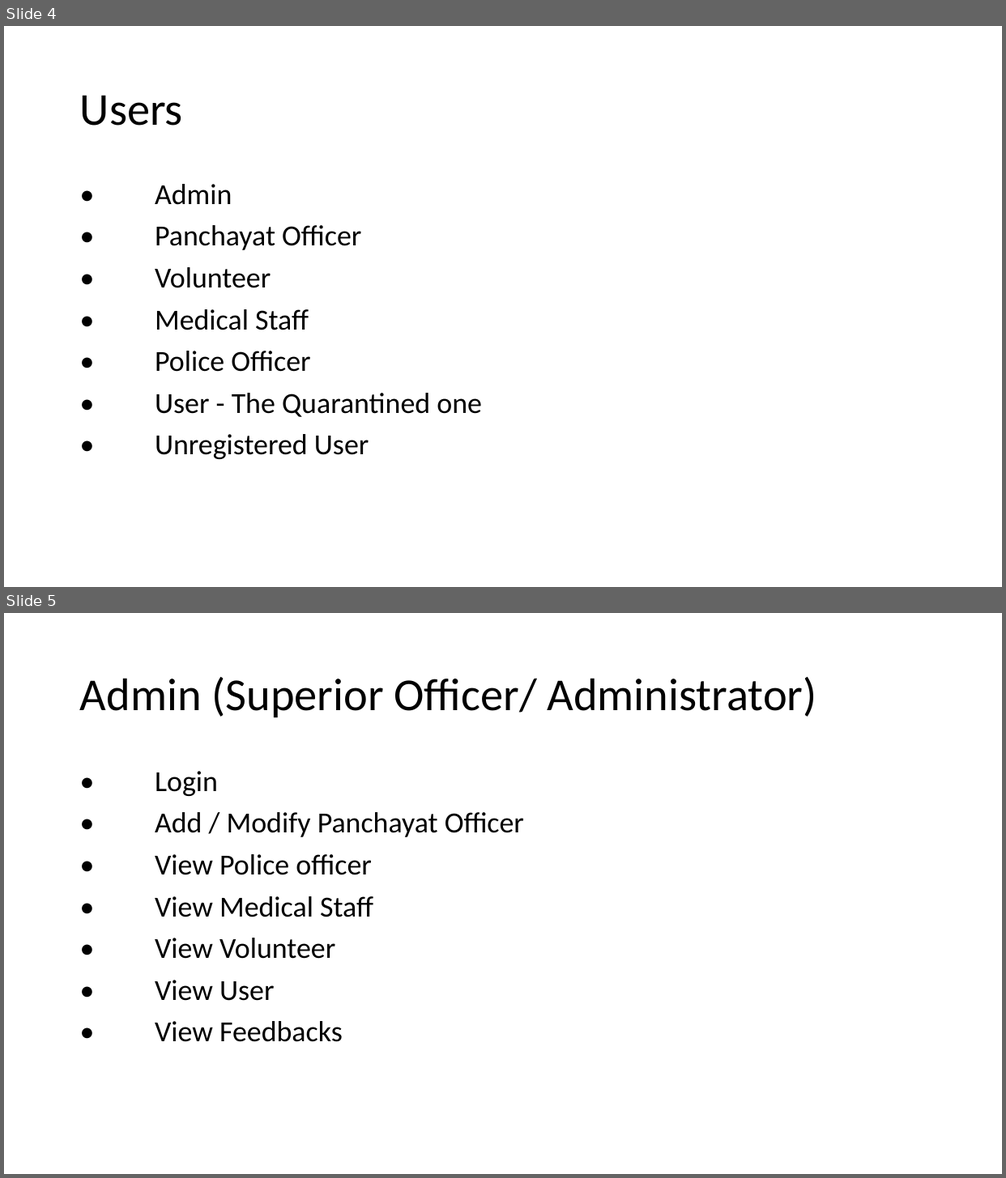
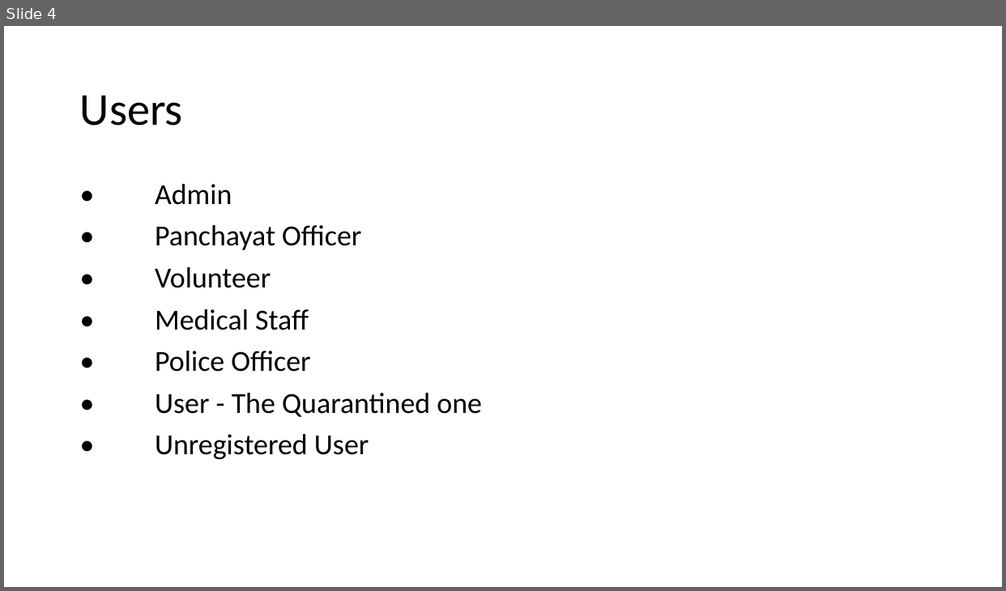
Before and after one commit to alan-jozf/Home-Care, a slide deck: Documents/Presentation.ppt. Shown one above the other, each under a label of ours: slides 4 and 5 before the commit, slide 4 after it. The pictures are 1006x1178 and 1006x591 pixels, drawn with LibreOffice and Linux fonts; fonts in the diff are those of the drawing. Boxes give left, top, right and bottom in pixels: in the first picture for what was removed or moved away, otherwise in the second. Text is boxed around its words. In the diff, an @@ line names an element or a change of style, - is before the commit and + after.

```diff
--- a/Documents/Presentation.ppt
+++ b/Documents/Presentation.ppt
@@ slide 5 removed at <box>4,613,1002,1174</box>, background #FFFFFF @@
@@ title removed at <box>80,677,817,717</box> @@
-Admin (Superior Officer/ Administrator)
@@ text removed at <box>155,771,524,1042</box> @@
-• Login
-• Add / Modify Panchayat Officer
-• View Police officer
-• View Medical Staff
-• View Volunteer
-• View User
-• View Feedbacks
```
Also in this commit, not shown: 6 other slides removed, 8 other files.
